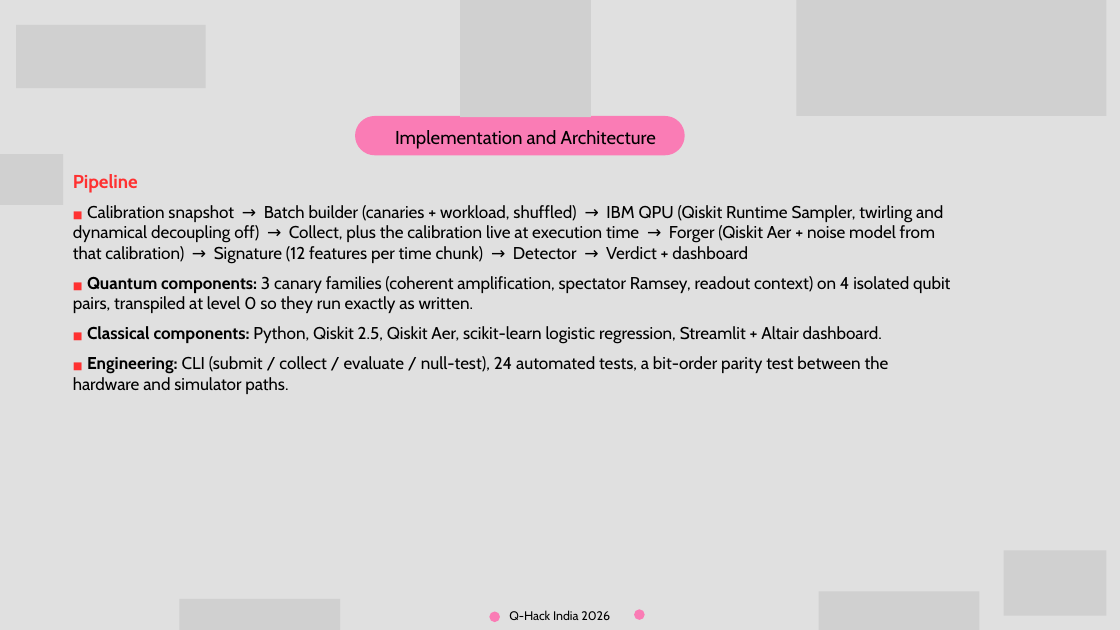
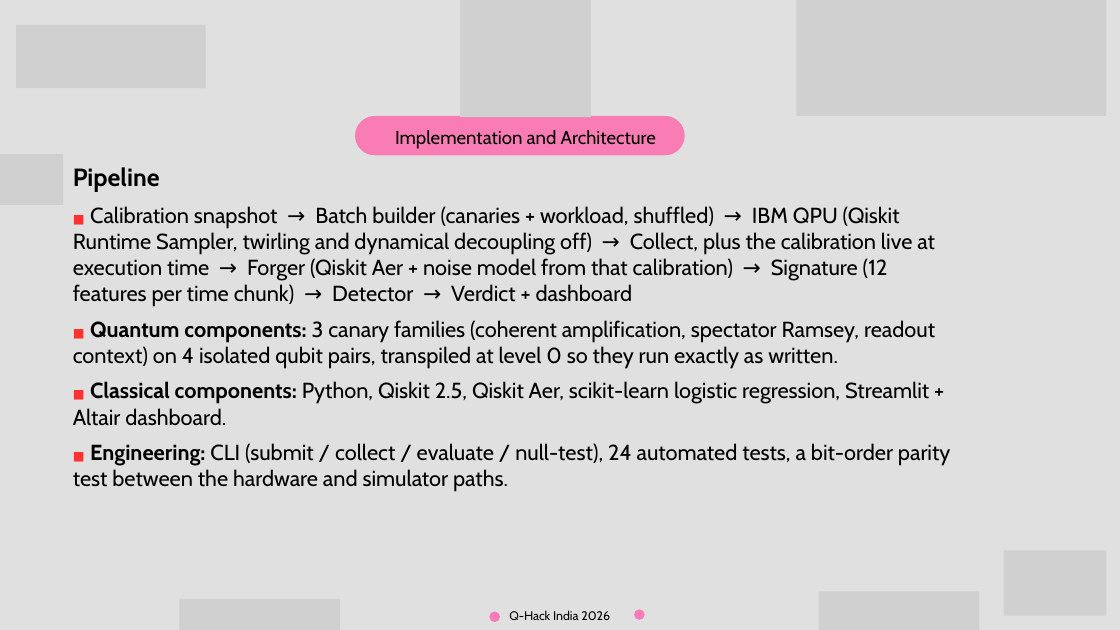
Before and after one commit to Karthikeya47/GhostQPU, a slide deck: slide 6 of docs/GhostQPU_QHack_India26.pptx. Drawn at 1120x630 pixels with LibreOffice and Linux fonts; fonts in the diff are those of the drawing; grey boxes stand for pictures. Boxes give left, top, right and bottom in pixels: in the first picture for what was removed or moved away, otherwise in the second. Text is boxed around its words. In the diff, an @@ line names an element or a change of style, - is before the commit and + after.

```diff
--- a/docs/GhostQPU_QHack_India26.pptx
+++ b/docs/GhostQPU_QHack_India26.pptx
@@ text "Pipeline" at (73,167,950,492): size 24 to 32 pt, text colour #FF3131 to #000000 in "Pipeline"; size 13.2 to 16 pt in "■", "■", "■", "■"; size 22 to 28 pt @@
```
Also in this commit, not shown: 5 other slides changed, 1 other file.
